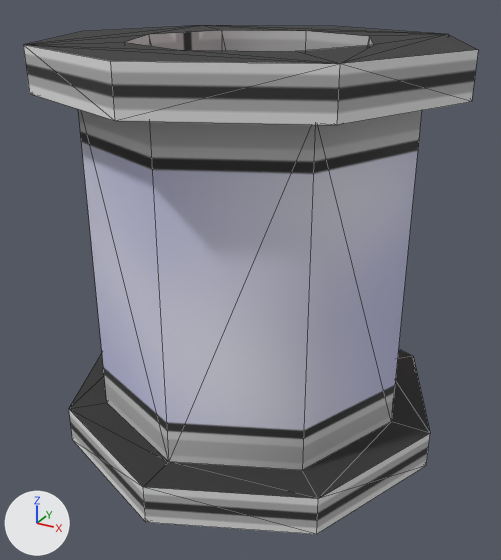
Before and after pictures for a commit that changed the FBX model unity_project/Assets/{Art}/Models/Tube/Tube.FBX.
Both versions are drawn from a 50 mm camera at (0.202, -0.37, 0.161) aimed at (0.003, -0.008, -0.02). The axes (+X, +Y, +Z) are drawn at lower left. The lights are the same throughout. Mesh edges are drawn as thin lines. Where no turn or scale is listed for an object, it has been applied to the vertices.

The scene before the commit, as lines of its bpy script (objects in view):
```python
mat_01___default = principled_material('01 - Default')
mat_01___default.texture = img_tube_png  # with its transparency
mat_01___default.roughness = 0.859
me_mesh = bpy.data.meshes.new('Mesh')
me_mesh.from_pydata(...)  # 64 vertices, 64 faces; spans x -0.127..0.127, y -0.127..0.127, z -0.127..0.127
me_mesh.materials.append(mat_01___default)  # picture img_tube_png
me_mesh_001 = bpy.data.meshes.new('Mesh.001')
me_mesh_001.from_pydata(...)  # 32 vertices, 32 faces; spans x -0.102..0.102, y -0.102..0.102, z -0.127..0.127
me_mesh_001.materials.append(mat_01___default)  # picture img_tube_png
me_mesh_002 = bpy.data.meshes.new('Mesh.002')
me_mesh_002.from_pydata(...)  # 32 vertices, 32 faces; spans x -0.127..0.127, y -0.127..0.127, z -0.127..0.127
me_mesh_002.materials.append(mat_01___default)  # picture img_tube_png
ob_mesh001 = bpy.data.objects.new('Mesh001', me_mesh_001)
ob_mesh001.location = (0.0, 0.0, 0.0)
ob_object002 = bpy.data.objects.new('Object002', me_mesh)
ob_object002.location = (0.0, 0.0, 0.0)
ob_object003 = bpy.data.objects.new('Object003', me_mesh_002)
ob_object003.location = (0.0, 0.0, 0.0)
```
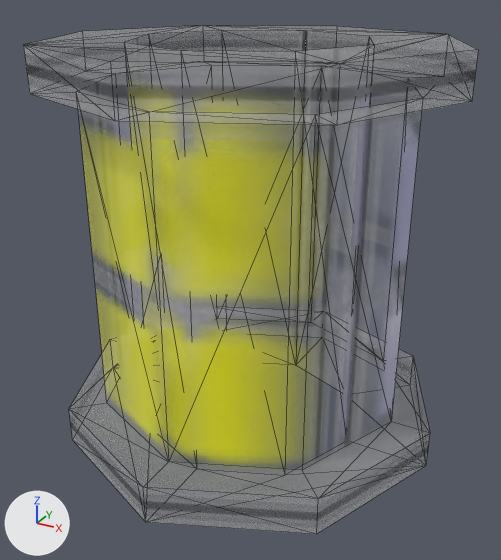
Where the newer file only moved an object's origin or applied its transform, the numbers keep the older frame.

Pixel boxes [x1, y1, x2, y2] of what changed, in the pictures (501 x 560 px):
'Mesh001', deleted: before [78, 30, 422, 470]
'Object002', surface changed, reshaped: before [24, 25, 478, 499]; after [26, 31, 475, 520]
'Object003', deleted: before [24, 45, 478, 534]
part 1 of me_mesh, added: after [26, 31, 475, 520]
part 2 of me_mesh, surface changed: before [24, 25, 478, 499]

The edits, one by one:
Picture 'all.png' (img_all_png) is new.
Material '01 - Default' (mat_01___default) changes its picture from img_tube_png to img_all_png.
me_mesh is used by ob_object002; location (0.0, 0.0, 0.0).
me_mesh had 64 vertices, 64 faces and spanned x -0.127..0.127, y -0.127..0.127, z -0.127..0.127.
me_mesh now has 64 vertices, 128 faces and spans x -0.127..0.127, y -0.127..0.127, z -0.127..0.127.
Part 1, on me_mesh:
64 new faces join them.
me_mesh part 2: 64 kept faces spanning x -0.127..0.127, y -0.127..0.127, z -0.127..0.127 get new texture (UV) coordinates.
Object 'Object003' (ob_object003) is deleted.
Object 'Mesh001' (ob_mesh001) is deleted.
